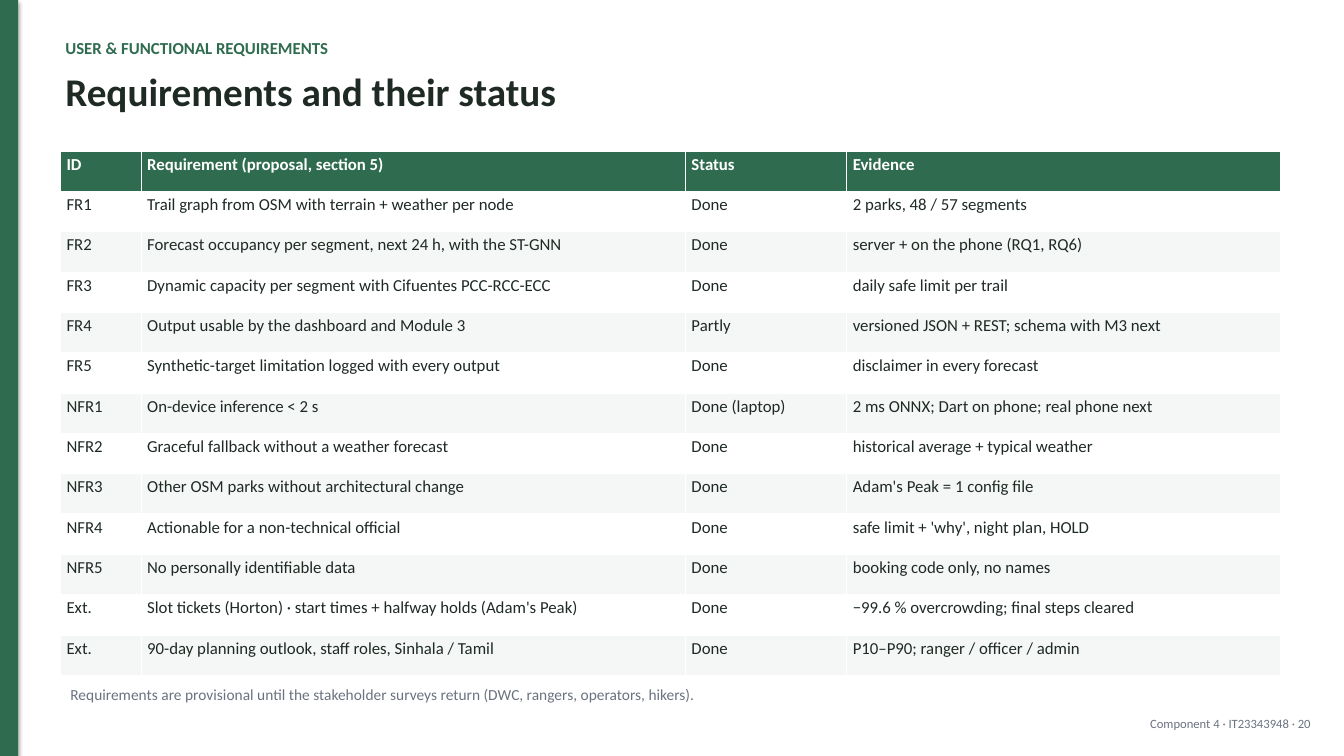
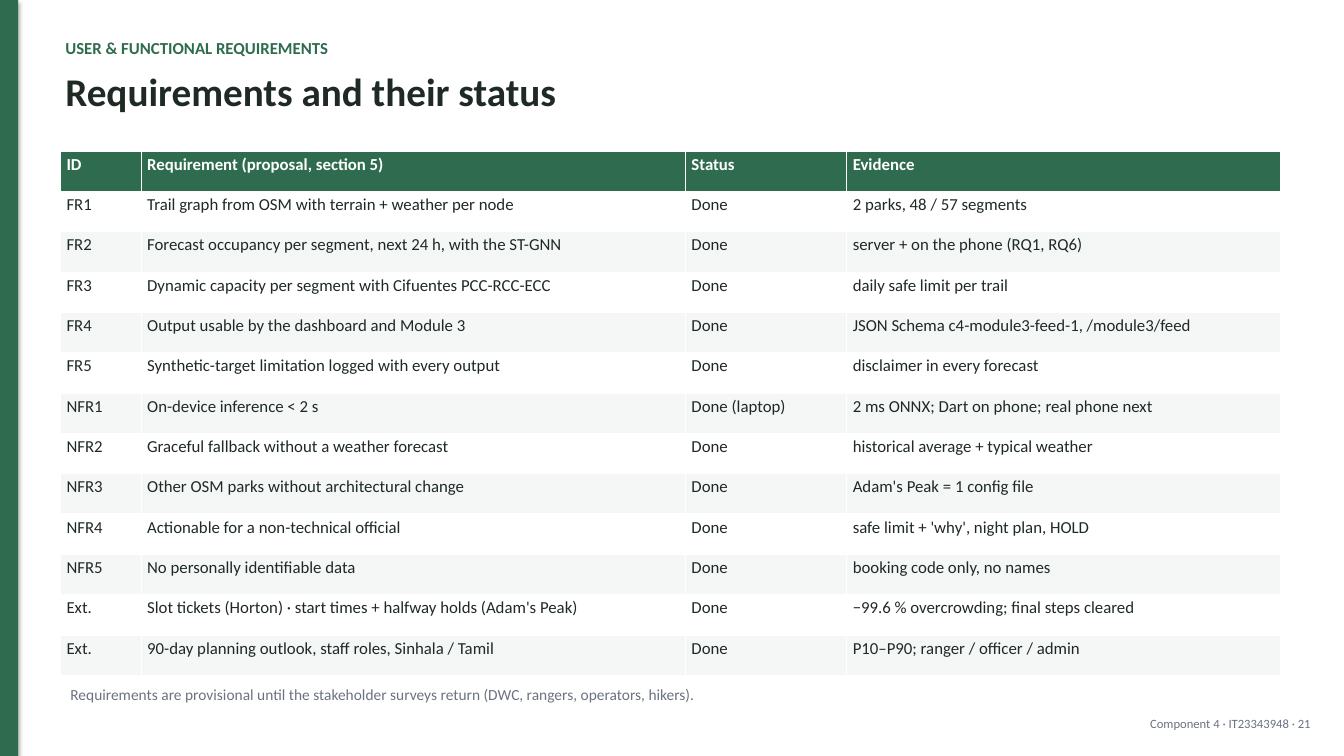
Before and after one commit to mirshadahamed/Decentralized-Hiking-AI, a slide deck: slide 21 of research/component_4/docs/slides/PP1_Component4.pptx (slide 20 before the commit). Drawn at 1344x756 pixels with LibreOffice and Linux fonts; fonts in the diff are those of the drawing. Boxes give left, top, right and bottom in pixels: in the first picture for what was removed or moved away, otherwise in the second. Text is boxed around its words. In the diff, an @@ line names an element or a change of style, - is before the commit and + after.

```diff
--- a/research/component_4/docs/slides/PP1_Component4.pptx
+++ b/research/component_4/docs/slides/PP1_Component4.pptx
@@ table at <box>60,151,1280,676</box> @@
-row 5, column 3: Partly
+row 5, column 3: Done
-row 5, column 4: versioned JSON + REST; schema with M3 next
+row 5, column 4: JSON Schema c4-module3-feed-1, /module3/feed
@@ text at <box>1150,719,1311,730</box>: text changed @@
-Component 4 · IT23343948 · 20
+Component 4 · IT23343948 · 21
```
Also in this commit, not shown: 8 other slides changed, 1 slide added, 8 other files.
